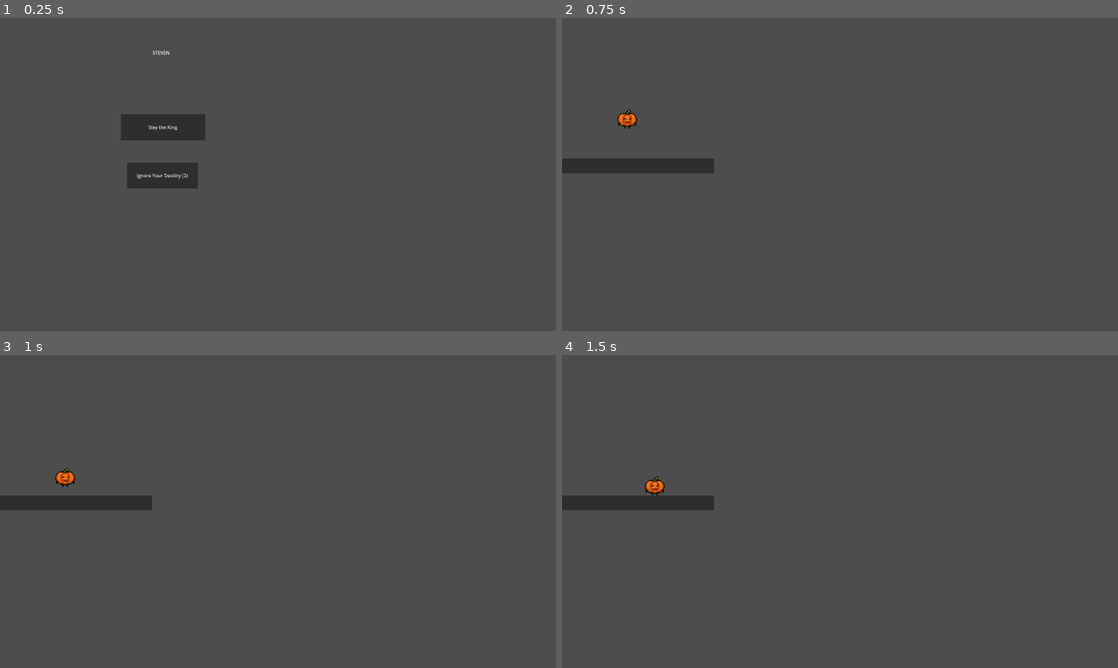
Above: before the commit, frames 1-4 (two rows, left to right).
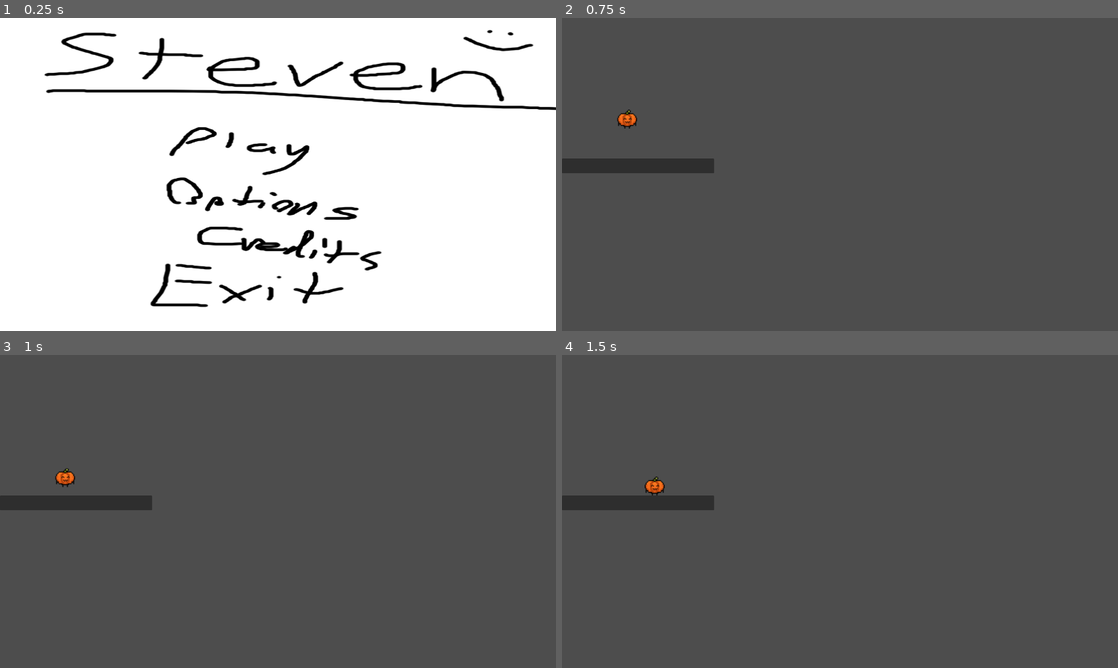
Above: after the commit, the same moments.

Repository: loglug1/steven2
Game: Godot game, scene res://scenes/main.tscn
Two runs of this game, one before a commit and one after it. Both use one fixed random seed, a clock stepped at 60 frames per second and the inputs below.
Inputs:
- Up to frame 1 (0.25 s): no input
- Up to frame 2 (0.75 s): click "Slay the King" at 0.5 s
- Up to frame 3 (1 s): no input
- Up to frame 4 (1.5 s): hold D (move_right) from 1.28 s (still down)

The runs differ from the first frame. In frame 1, 99% of the frame differs, in the area x 0-100%, y 0-100%; in frame 2, nothing differs; in frame 3, nothing differs; in frame 4, nothing differs.

Commit message:
made best home screen

Diff:
--- a/scenes/main.tscn
+++ b/scenes/main.tscn
@@ -1,22 +1,25 @@
-[gd_scene load_steps=2 format=3 uid="uid://cbshs2s8dtftn"]
+[gd_scene load_steps=3 format=3 uid="uid://cbshs2s8dtftn"]
 
 [ext_resource type="Script" path="res://scripts/main.gd" id="1_7qtts"]
+[ext_resource type="Texture2D" uid="uid://c2n8s47vrldpg" path="res://sprites/steven_homepage.png" id="2_f2nae"]
 
 [node name="Main" type="Node2D"]
 script = ExtResource("1_7qtts")
 
 [node name="Play" type="Button" parent="."]
-offset_left = 417.0
-offset_top = 332.0
-offset_right = 709.0
-offset_bottom = 422.0
+offset_left = 556.0
+offset_top = 374.0
+offset_right = 848.0
+offset_bottom = 464.0
+scale = Vector2(2.00854, 1.81204)
 text = "Slay the King"
 
 [node name="Quit" type="Button" parent="."]
-offset_left = 439.0
-offset_top = 499.0
-offset_right = 683.0
-offset_bottom = 588.0
+offset_left = 492.0
+offset_top = 832.0
+offset_right = 736.0
+offset_bottom = 921.0
+scale = Vector2(3.06384, 2.23405)
 text = "Ignore Your Destiny (2)"
 
 [node name="RichTextLabel" type="RichTextLabel" parent="."]
@@ -26,5 +29,10 @@
 offset_bottom = 142.0
 text = "STEVEN"
 
+[node name="Sprite2D" type="Sprite2D" parent="."]
+position = Vector2(964, 543)
+scale = Vector2(2.4175, 1.35875)
+texture = ExtResource("2_f2nae")
+
 [connection signal="pressed" from="Play" to="." method="_on_play_pressed"]
 [connection signal="pressed" from="Quit" to="." method="_on_quit_pressed"]
